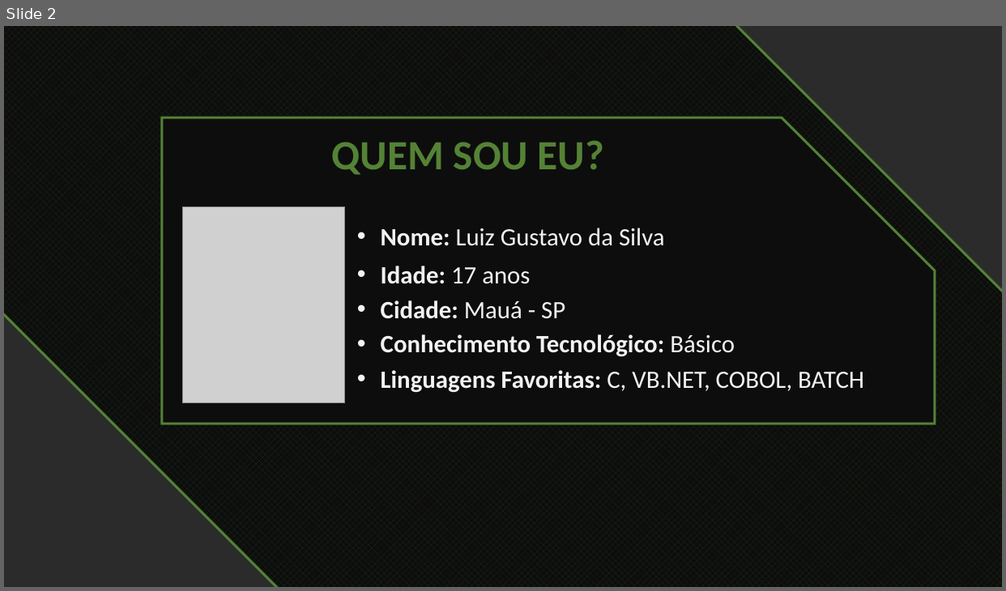
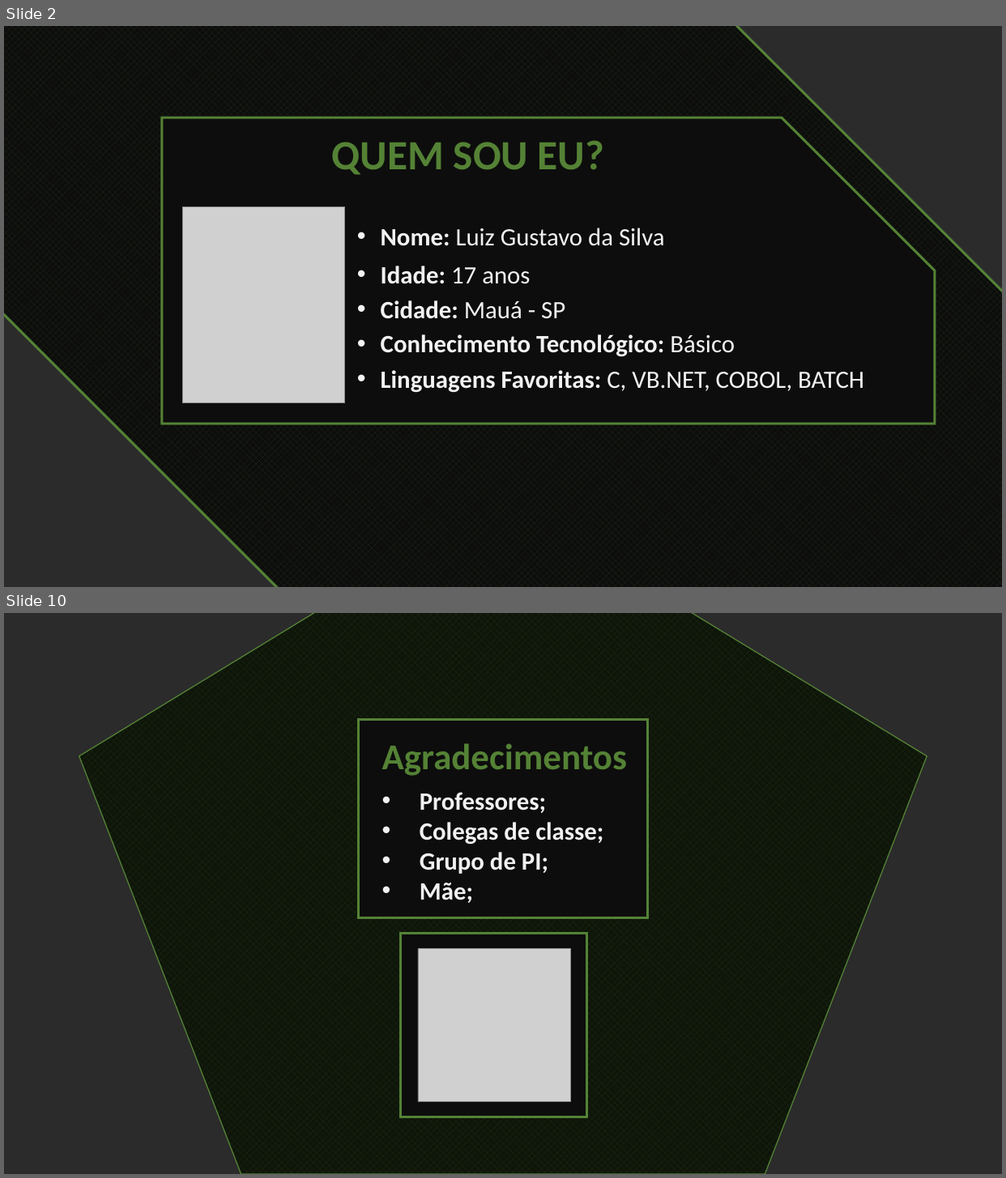
Before and after one commit to Luiz-Gustavo-Silva/Projeto-individual, a slide deck: projeto-site/public/documentação/Apresentação1.pptx. Shown one above the other, each under a label of ours: slide 2 before the commit, slides 2 and 10 after it; the slides between them are not shown. The pictures are 1006x591 and 1006x1178 pixels, drawn with LibreOffice and Linux fonts; fonts in the diff are those of the drawing; grey boxes stand for pictures; background and template pictures are left out; a plain dark background stands for a picture behind light text. Boxes give left, top, right and bottom in pixels: in the first picture for what was removed or moved away, otherwise in the second. Text is boxed around its words. In the diff, an @@ line names an element or a change of style, - is before the commit and + after.

```diff
--- a/projeto-site/public/documentação/Apresentação1.pptx
+++ b/projeto-site/public/documentação/Apresentação1.pptx
@@ slide 10 added at [4, 613, 1002, 1174], background picture (left out) @@
@@ pentagon added at [79, 613, 927, 1174], fill pattern #213216 on #0E1509, outline #548235 1 pt @@
@@ rectangle added at [359, 719, 648, 918], fill #0D0D0D, outline #548235 2.25 pt @@
@@ text added at [382, 743, 627, 776], 35 pt, text #548235, bold @@
+Agradecimentos
@@ text added at [420, 792, 603, 903], 24 pt, text #F2F2F2, bold @@
+• Professores;
+• Colegas de classe;
+• Grupo de PI;
+• Mãe;
@@ rectangle added at [401, 934, 586, 1118], fill #0D0D0D, outline #548235 2.25 pt @@
@@ picture added at [418, 949, 571, 1102] @@
```
Also in this commit, not shown: 3 slides changed, 5 other slides added, 3 slides removed, 5 other files.
